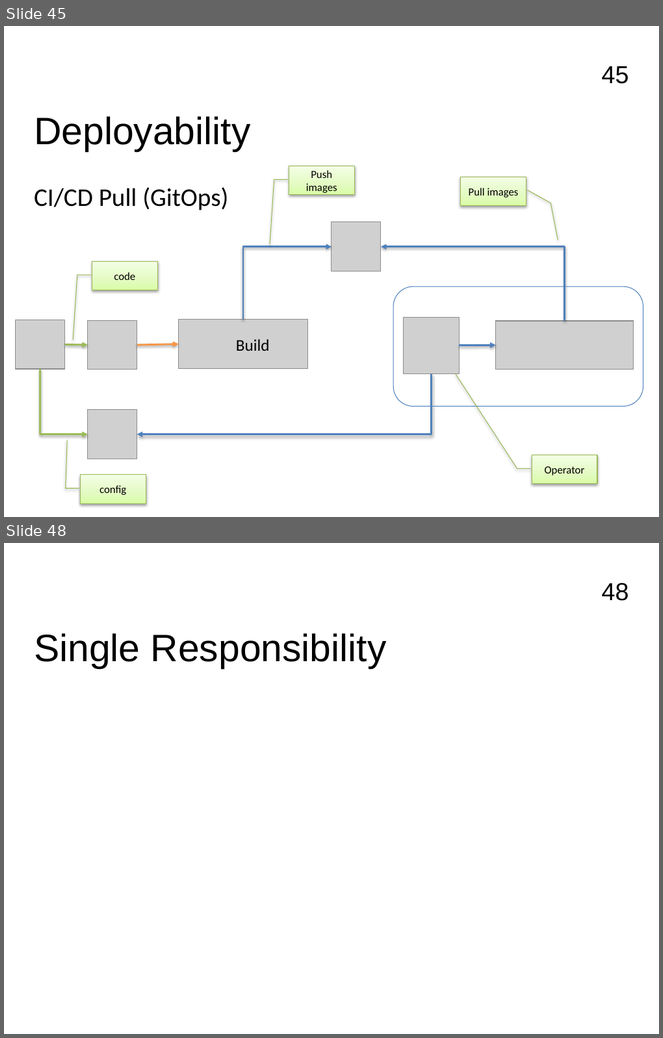
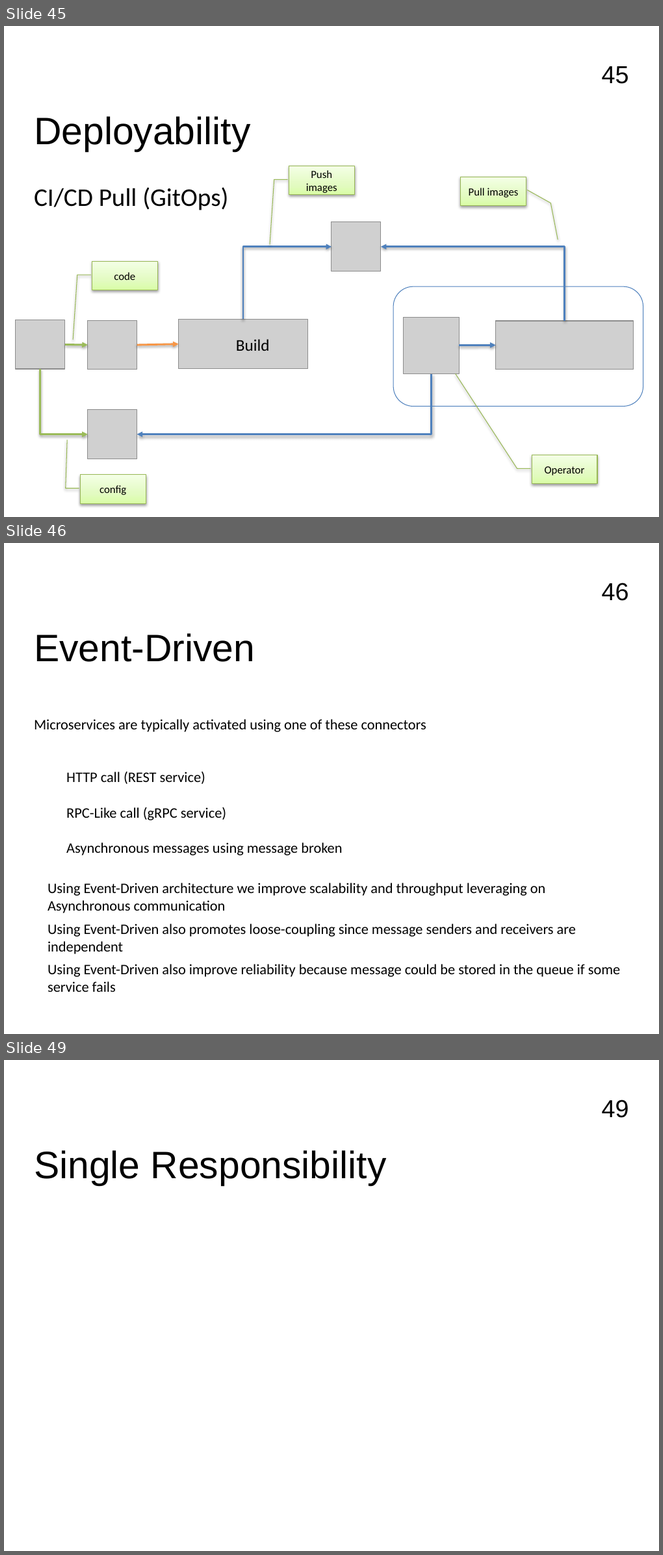
Before and after one commit to FrancoMelandri/SOLID, a slide deck: docs/solid.pptx. Shown one above the other, each under a label of ours: slides 45 and 48 before the commit, slides 45, 46 and 49 after it; the slides between them are not shown. The pictures are 663x1038 and 663x1555 pixels, drawn with LibreOffice and Linux fonts; fonts in the diff are those of the drawing; grey boxes stand for pictures. Boxes give left, top, right and bottom in pixels: in the first picture for what was removed or moved away, otherwise in the second. Text is boxed around its words. In the diff, an @@ line names an element or a change of style, - is before the commit and + after.

Commit message:
introducing loose coupling chapter

```diff
--- a/docs/solid.pptx
+++ b/docs/solid.pptx
@@ slide 46 added at box(4, 543, 659, 1034), background #FFFFFF; not listed: 1 template element that a slide beside it also shows @@
@@ text added at box(34, 633, 255, 662), 42 pt, text #000000 @@
+Event-Driven
@@ text added at box(34, 719, 426, 732), 16 pt, text #000000 @@
+Microservices are typically activated using one of these connectors
@@ text added at box(66, 772, 206, 784), 16 pt, text #000000 @@
+HTTP call (REST service)
@@ text added at box(66, 808, 226, 821), 16 pt, text #000000 @@
+RPC-Like call (gRPC service)
@@ text added at box(66, 843, 342, 856), 16 pt, text #000000 @@
+Asynchronous messages using message broken
@@ text added at box(48, 883, 546, 913), 16 pt, text #000000 @@
+Using Event-Driven architecture we improve scalability and throughput leveraging on Asynchronous communication
@@ text added at box(48, 924, 576, 954), 16 pt, text #000000 @@
+Using Event-Driven also promotes loose-coupling since message senders and receivers are independent
@@ text added at box(48, 964, 620, 992), 16 pt, text #000000 @@
+Using Event-Driven also improve reliability because message could be stored in the queue if some service fails
@@ what was slide 48 is now slide 49 @@
@@ page number at box(602, 1100, 629, 1118): text changed @@
-48
+49
```
Also in this commit, not shown: 2 other slides added, 2 slides removed.
